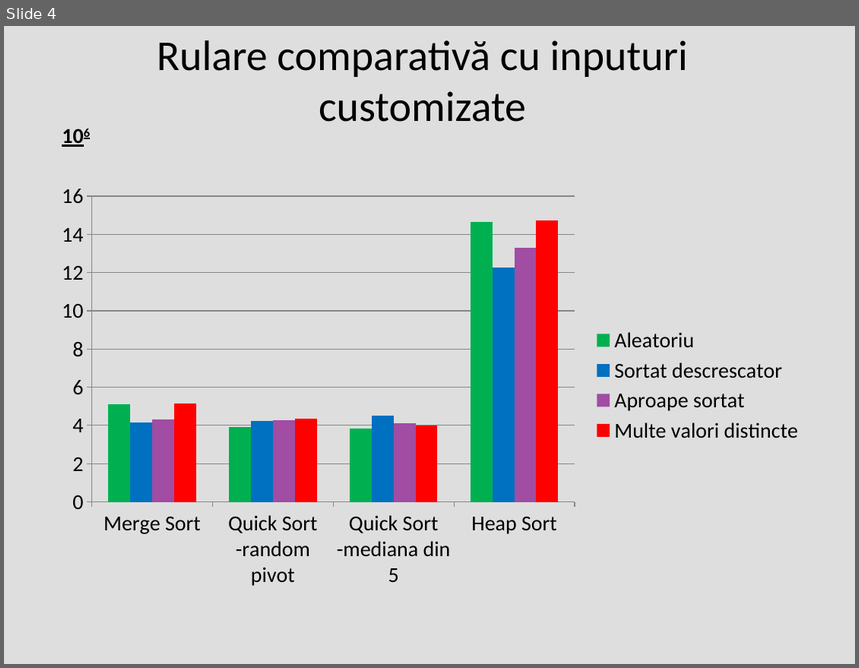
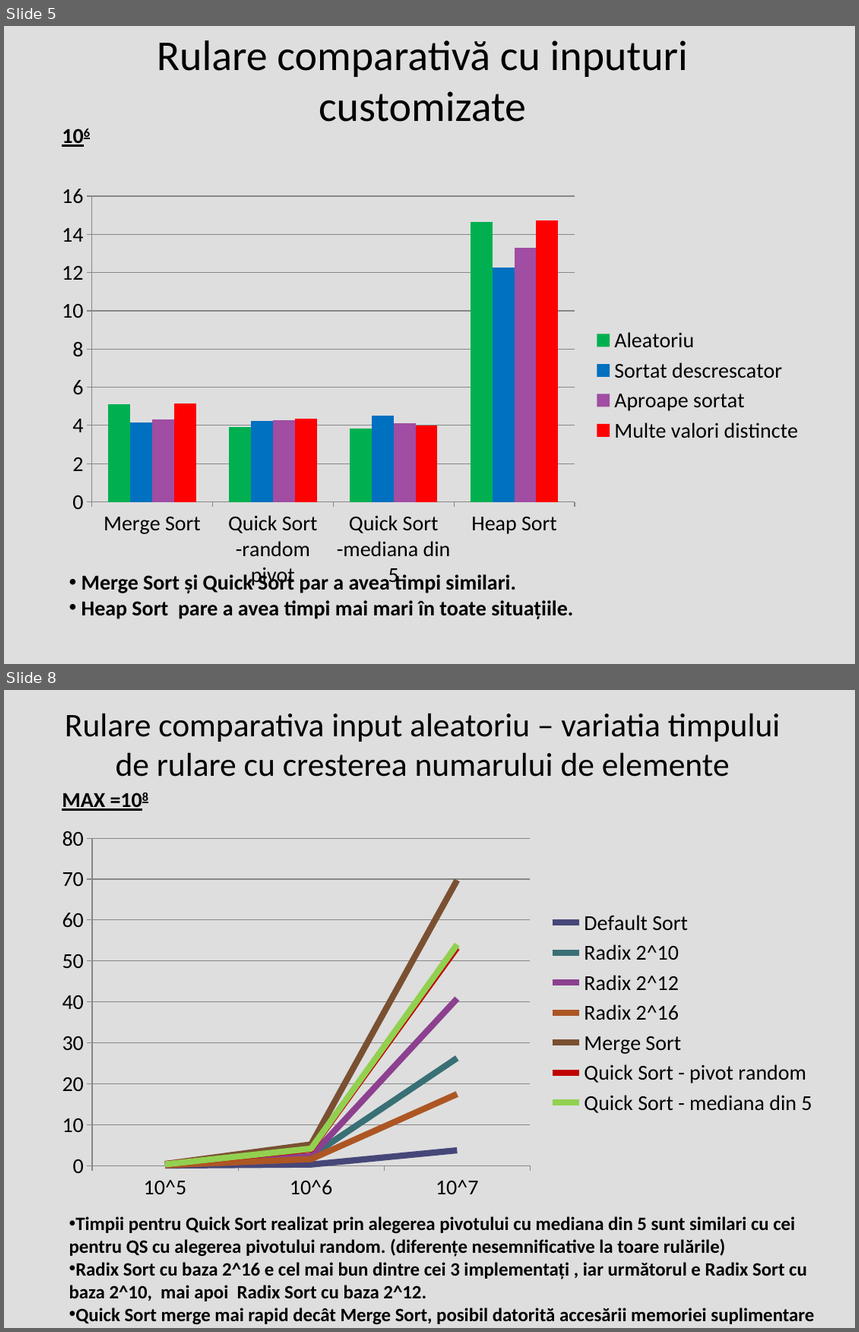
Before and after one commit to iuliali/sorting-algo-project, a slide deck: Analiză comparativă sortări.pptx. Shown one above the other, each under a label of ours: slide 4 before the commit, slides 5 and 8 after it; the slides between them are not shown. The pictures are 859x668 and 859x1332 pixels, drawn with LibreOffice and Linux fonts; fonts in the diff are those of the drawing. Boxes give left, top, right and bottom in pixels: in the first picture for what was removed or moved away, otherwise in the second. Text is boxed around its words. In the diff, an @@ line names an element or a change of style, - is before the commit and + after.

Commit message:
did quick sort comparison- ways to choose pivot

```diff
--- a/Analiză comparativă sortări.pptx
+++ b/Analiză comparativă sortări.pptx
@@ slide 8 added at bbox=[4, 690, 855, 1328], background #DEDEDE @@
@@ title added at bbox=[65, 713, 780, 777], 28 pt, text #000000 @@
+Rulare comparativa input aleatoriu – variatia timpului de rulare cu cresterea numarului de elemente
@@ text added at bbox=[62, 793, 105, 811], 18 pt, text #000000, bold, underline @@
+MAX =108
@@ line chart added at bbox=[47, 818, 827, 1208] @@
+categories: 10^5, 10^6, 10^7
+Default Sort: 0, 0, 4
+Radix 2^10: 0, 2, 26
+Radix 2^12 : 0, 2, 41
+Radix 2^16: 0, 2, 17
+Merge Sort: 0, 5, 70
+Quick Sort - pivot random: 0, 4, 53
+Quick Sort - mediana din 5: 0, 4, 54
@@ text added at bbox=[69, 1217, 814, 1325], 16 pt, text #000000, bold @@
+• Timpii pentru Quick Sort realizat prin alegerea pivotului cu mediana din 5 sunt similari cu cei pentru QS cu alegerea pivotului random. (diferențe nesemnificative la toare rulările)
+• Radix Sort cu baza 2^16 e cel mai bun dintre cei 3 implementați , iar următorul e Radix Sort cu baza 2^10, mai apoi Radix Sort cu baza 2^12.
+• Quick Sort merge mai rapid decât Merge Sort, posibil datorită accesării memoriei suplimentare
@@ what was slide 4 is now slide 5 @@
@@ slide 5 changed as well @@
@@ text added at bbox=[82, 572, 573, 620], 18 pt, text #000000, bold @@
+• Merge Sort și Quick Sort par a avea timpi similari.
+• Heap Sort pare a avea timpi mai mari în toate situațiile.
```
Also in this commit, not shown: 10 other slides changed, 6 other slides added, 6 other files.
